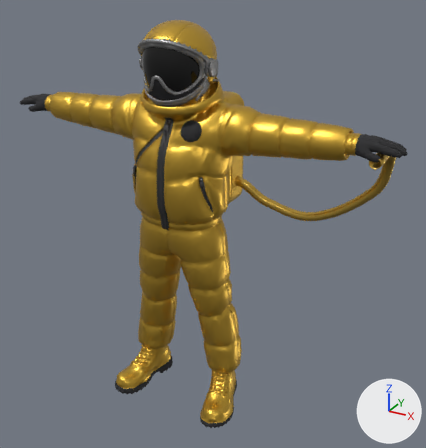
The glTF model public/assets/models/astronaut.glb as it was, and as the next commit left it.
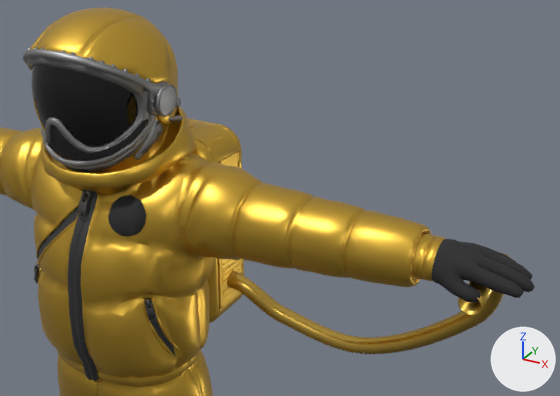
Old and new are each drawn whole from a camera (50 mm lens) standing at (1.38, -2.19, 2.09) and looking at (0.1, 0.14, 0.93) and again close up from a camera (50 mm lens) standing at (1.19, -1.31, 2.19) and looking at (0.24, 0.41, 1.33). Every picture has the same lights, and +X, +Y and +Z are marked at lower right. The first two pictures are the older version. Vertices at exactly the same position are counted once.

In view in the first close-up: 'astronaut_body', 'backpack', 'hose'.
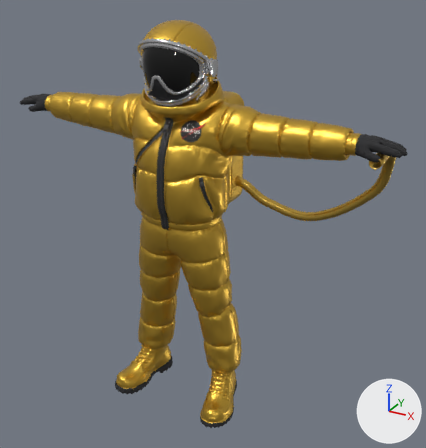
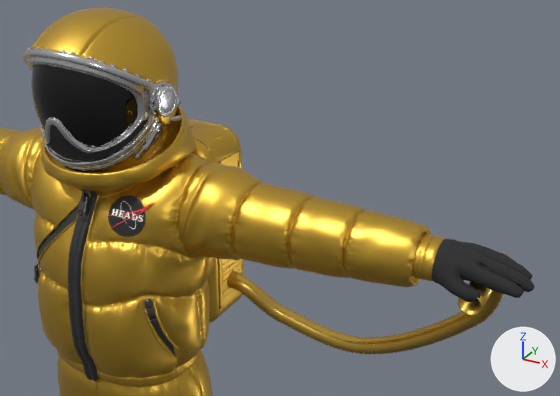
What differs and where, as boxes [x1, y1, x2, y2] in the close-ups (560 x 396 px):
'astronaut_body', surface changed, reshaped: [0, 8, 535, 396] in both
part 1 of me_new_body, cut back: before [109, 195, 146, 237]; after [107, 195, 154, 237]

The change, as a list of edits to the scene's bpy script:
```text
Add img_parche_heads:
    img_parche_heads = load_image('parche_heads', '_unpacked/parche_heads', 512, 512, 'sRGB')
Add img_astronaut_normal:
    img_astronaut_normal = load_image('astronaut_normal', '_unpacked/astronaut_normal', 2048, 2048, 'Non-Color')
Change mat_m_suit_gold:
    add n2 = _N.new('ShaderNodeNormalMap'); n2.name = 'Normal Map'
    add n2.uv_map = 'UVMap'
    add n3 = _N.new('ShaderNodeTexImage'); n3.name = 'Image Texture'
    add n3.image = img_astronaut_normal
    add n3.extension = 'EXTEND'
    where n0 = _N.new('ShaderNodeBsdfPrincipled'); n0.name = 'Principled BSDF'
    add _L.new(n2.outputs[0], n0.inputs[5])  # 'Normal' to 'Normal'
    add _L.new(n3.outputs[0], n2.inputs[1])  # 'Color' to 'Color'
Change mat_m_metal_grey:
    where n0 = _N.new('ShaderNodeBsdfPrincipled'); n0.name = 'Principled BSDF'
    n0.inputs[0].default_value: (0.294, 0.294, 0.294, 1.0) -> (0.6, 0.6, 0.61, 1.0)  # 'Base Color', grey #949494 -> 'Base Color', light grey #cbcbcd
    add n0.inputs[2].default_value = 0.2  # 'Roughness'
    add n2 = _N.new('ShaderNodeNormalMap'); n2.name = 'Normal Map'
    add n2.uv_map = 'UVMap'
    add n3 = _N.new('ShaderNodeTexImage'); n3.name = 'Image Texture'
    add n3.image = img_astronaut_normal
    add n3.extension = 'EXTEND'
    add _L.new(n2.outputs[0], n0.inputs[5])  # 'Normal' to 'Normal'
    add _L.new(n3.outputs[0], n2.inputs[1])  # 'Color' to 'Color'
Add mat_m_patch:
    mat_m_patch = bpy.data.materials.new('M_Patch')
    # uses the picture img_parche_heads
Change me_new_body:
    used by ob_astronaut_body; location = (0.0, 0.0, 0.0)
    remove me_new_body.from_pydata(...)  # 16297 vertices, 30212 faces; spans x -0.99..0.99, y -0.22..0.22, z -0.01..1.88
    add me_new_body.from_pydata(...)  # 16581 vertices, 30754 faces; spans x -0.99..0.99, y -0.22..0.22, z -0.01..1.88
    me_new_body part 1: 9 vertices moved within x 0.08..0.16, y -0.1..-0.06, z 1.4..1.49; 5 vertices removed from x 0.09..0.16, y -0.09..-0.07, z 1.41..1.48; 289 vertices added at x 0.06..0.18, y -0.1..-0.05, z 1.4..1.49
    add me_new_body.materials.append(mat_m_patch)
```
